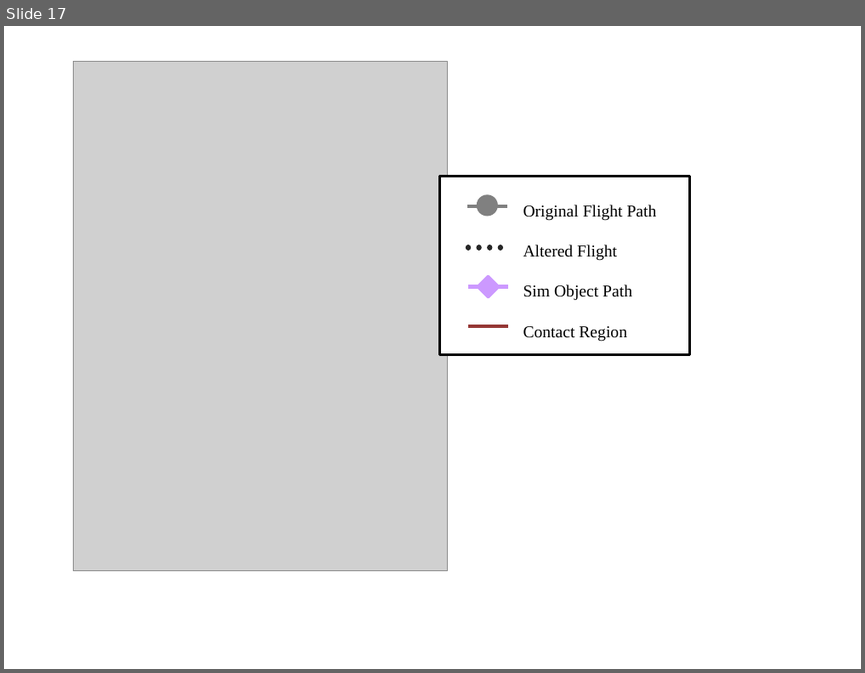
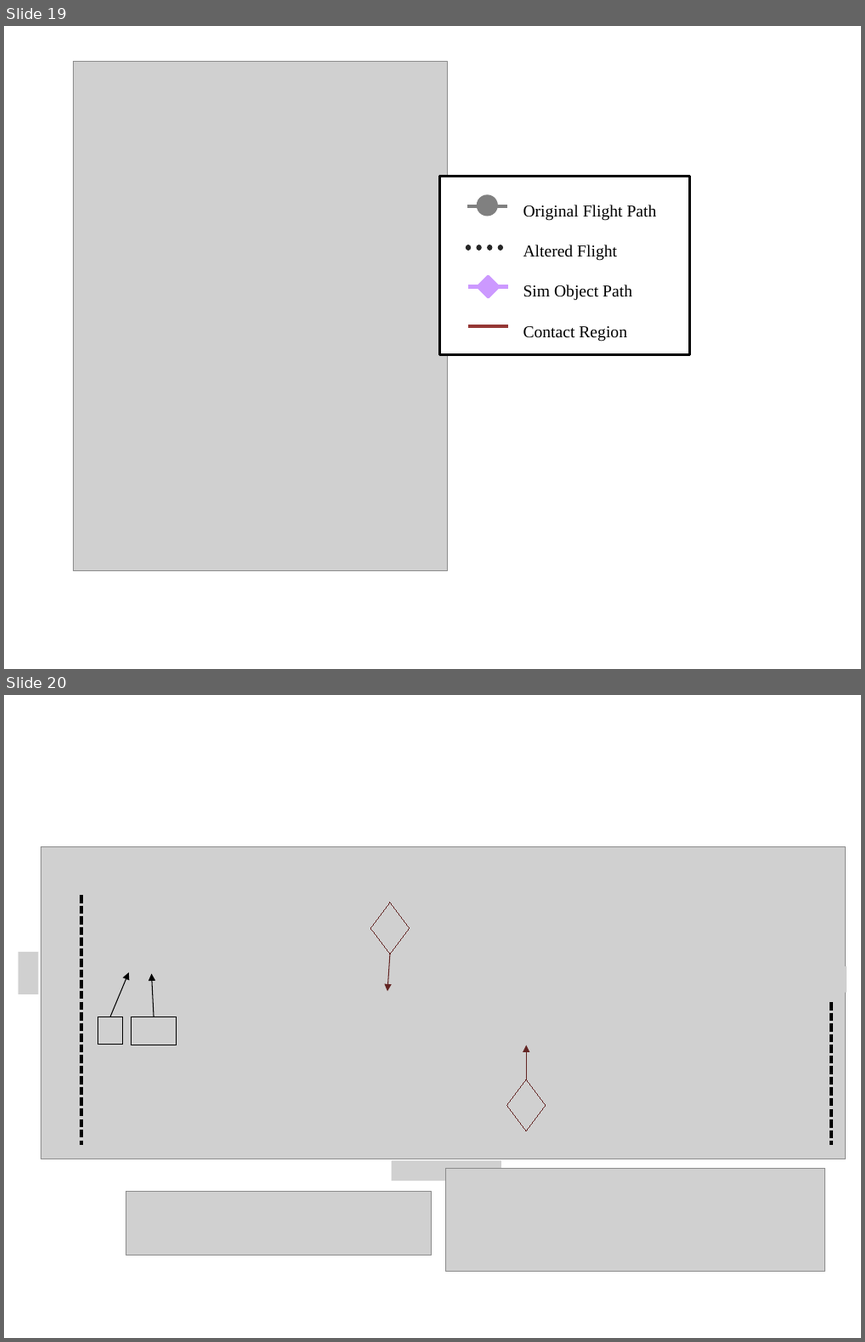
Before and after one commit to Leonardo767/aiaa2019-publication, a slide deck: docs/paper/figs/Diagrams.pptx. Shown one above the other, each under a label of ours: slide 17 before the commit, slides 19 and 20 after it. The pictures are 865x673 and 865x1342 pixels, drawn with LibreOffice and Linux fonts; fonts in the diff are those of the drawing; grey boxes stand for pictures. Boxes give left, top, right and bottom in pixels: in the first picture for what was removed or moved away, otherwise in the second. Text is boxed around its words. In the diff, an @@ line names an element or a change of style, - is before the commit and + after.

```diff
--- a/docs/paper/figs/Diagrams.pptx
+++ b/docs/paper/figs/Diagrams.pptx
@@ slide 20 added at (x1=4, y1=695, x2=861, y2=1338), background #FFFFFF @@
@@ picture added at (x1=41, y1=846, x2=846, y2=1159) @@
@@ picture added at (x1=69, y1=860, x2=97, y2=885) @@
@@ line added from (81, 895) to (81, 1145), #000000 2.25 pt dashed @@
@@ picture added at (x1=370, y1=902, x2=409, y2=953) @@
@@ picture added at (x1=18, y1=951, x2=39, y2=994) @@
@@ arrow added from (110, 1016) to (129, 973), #000000 0.75 pt @@
@@ arrow added from (154, 1017) to (151, 974), #000000 0.75 pt @@
@@ arrow added from (390, 953) to (387, 991), #632523 0.75 pt @@
@@ picture added at (x1=820, y1=967, x2=846, y2=993) @@
@@ picture added at (x1=98, y1=1016, x2=122, y2=1044) @@
@@ picture added at (x1=132, y1=1017, x2=177, y2=1045) @@
@@ line added from (831, 1002) to (831, 1145), #000000 2.25 pt dashed @@
@@ arrow added from (526, 1079) to (526, 1044), #632523 0.75 pt @@
@@ picture added at (x1=507, y1=1079, x2=545, y2=1130) @@
@@ picture added at (x1=392, y1=1160, x2=501, y2=1181) @@
@@ picture added at (x1=446, y1=1168, x2=826, y2=1270) @@
@@ picture added at (x1=126, y1=1191, x2=431, y2=1254) @@
@@ what was slide 17 is now slide 19 @@
```
Also in this commit, not shown: 1 slide changed, 4 other slides added, 2 other files.
